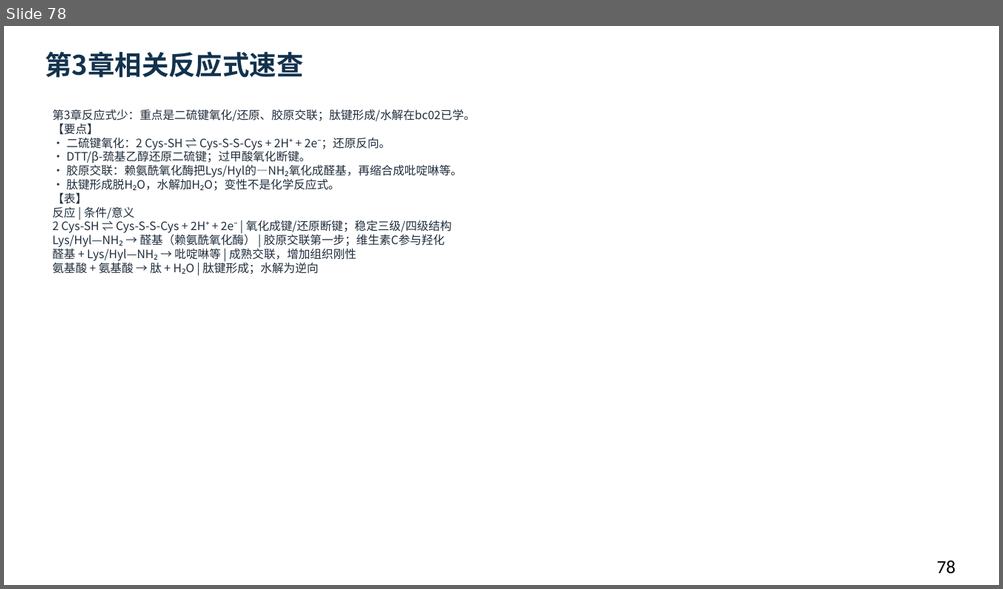
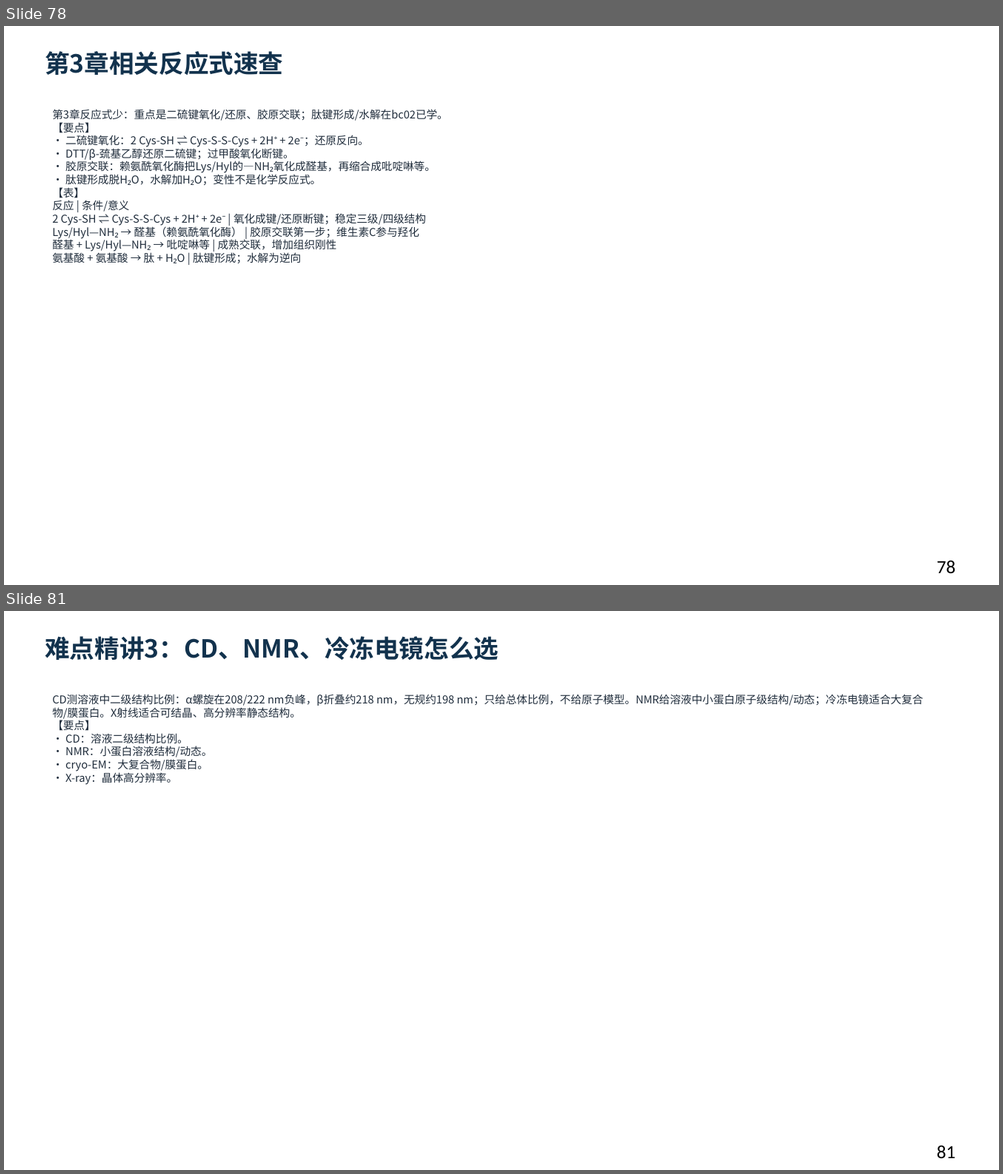
Before and after one commit to newkan-li/Biochemistry, a slide deck: downloads/bc03-ai-style.pptx. Shown one above the other, each under a label of ours: slide 78 before the commit, slides 78 and 81 after it; the slides between them are not shown. The pictures are 1003x589 and 1003x1174 pixels, drawn with LibreOffice and Linux fonts; fonts in the diff are those of the drawing. Boxes give left, top, right and bottom in pixels: in the first picture for what was removed or moved away, otherwise in the second. Text is boxed around its words. In the diff, an @@ line names an element or a change of style, - is before the commit and + after.

```diff
--- a/downloads/bc03-ai-style.pptx
+++ b/downloads/bc03-ai-style.pptx
@@ slide 81 added at (4,611,999,1170), background #FFFFFF @@
@@ text added at (45,636,498,660), 24 pt, text #12324D, bold @@
+难点精讲3：CD、NMR、冷冻电镜怎么选
@@ text added at (52,694,923,785), 10.5 pt, text #202D3C @@
+CD测溶液中二级结构比例：α螺旋在208/222 nm负峰，β折叠约218 nm，无规约198 nm；只给总体比例，不给原子模型。NMR给溶液中小蛋白原子级结构/动态；冷冻电镜适合大复合物/膜蛋白。X射线适合可结晶、高分辨率静态结构。
+【要点】
+• CD：溶液二级结构比例。
+• NMR：小蛋白溶液结构/动态。
+• cryo-EM：大复合物/膜蛋白。
+• X-ray：晶体高分辨率。
@@ text added at (936,1145,956,1159), 18 pt, text #000000 @@
+81
@@ slide 78 changed as well @@
@@ text "第3章相关反应式速查" at (45,51,283,75): size 26 to 24 pt @@
@@ text "第3章反应式少：重点是二硫键氧化/还原、胶原交联；肽键形成/水解在bc02已学。 【要点】 • 二硫键氧化：2 Cys- ..." at (52,109,448,264): size 11.2 to 10.5 pt @@
```
Also in this commit, not shown: 78 other slides changed, 3 other slides added, 18 other files.
